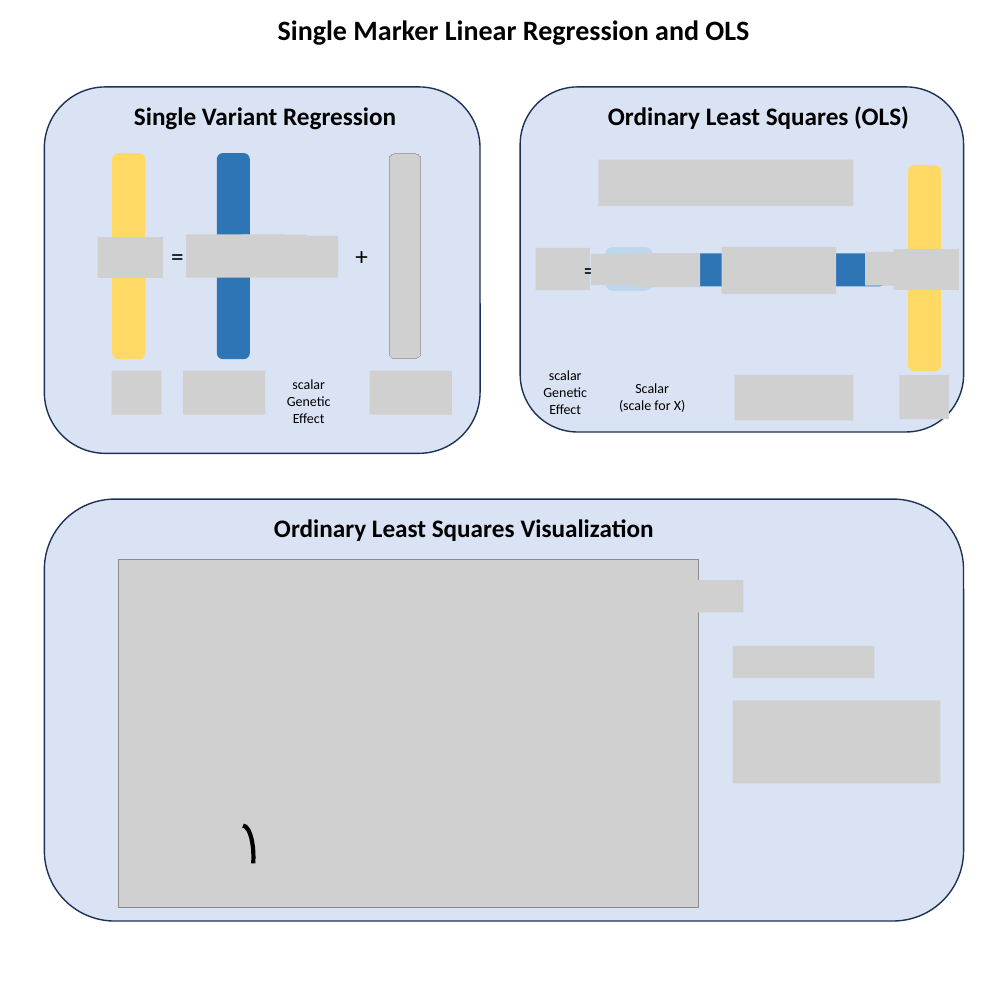
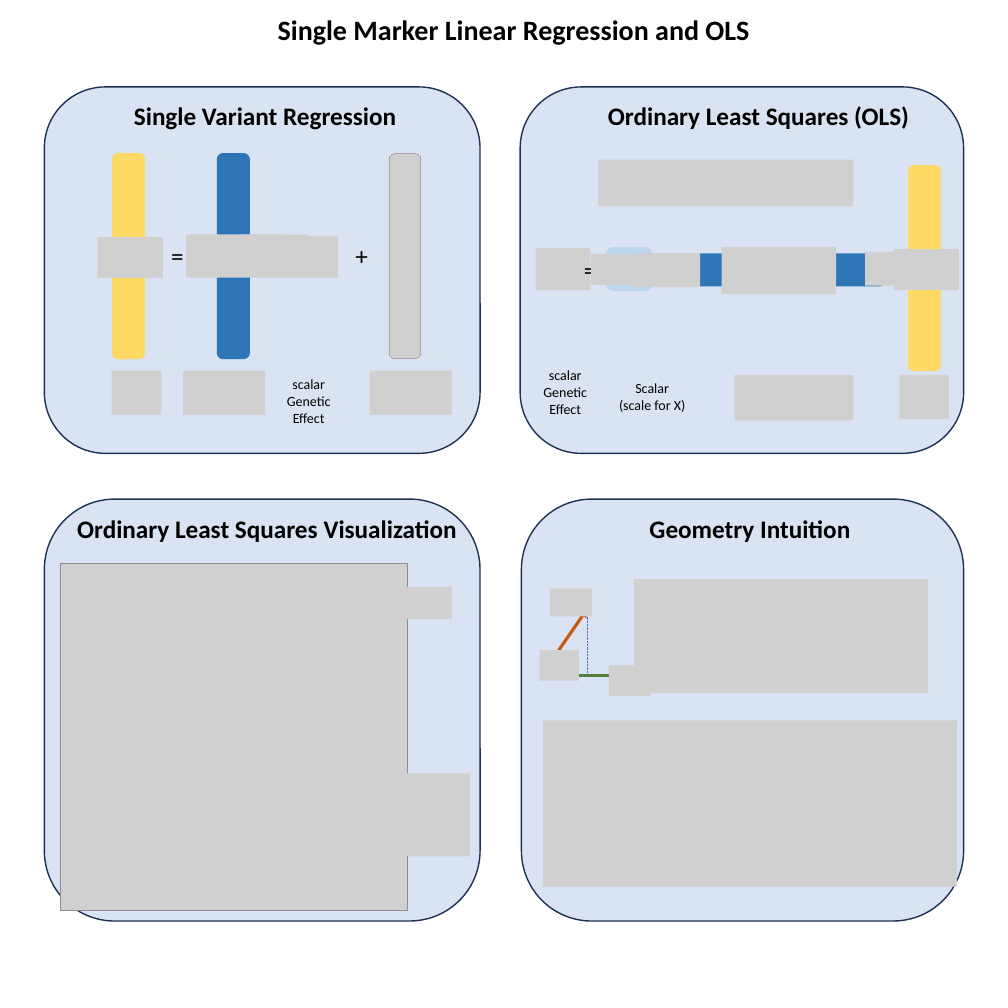
Before and after one commit to StatFunGen/statgen-prerequisites, a slide deck: slide 7 of graphical_summary/slides.pptx. Drawn at 1008x1008 pixels with LibreOffice and Linux fonts; fonts in the diff are those of the drawing; grey boxes stand for pictures. Boxes give left, top, right and bottom in pixels: in the first picture for what was removed or moved away, otherwise in the second. Text is boxed around its words. In the diff, an @@ line names an element or a change of style, - is before the commit and + after.

```diff
--- a/graphical_summary/slides.pptx
+++ b/graphical_summary/slides.pptx
@@ rounded rectangle: place and size @@
-rounded rectangle at bbox=[520, 87, 964, 431]
+rounded rectangle at bbox=[520, 87, 964, 454]
@@ text "Ordinary Least Squares Visualization": place and size @@
-text "Ordinary Least Squares Visualization" at bbox=[274, 519, 654, 541]
+text "Ordinary Least Squares Visualization" at bbox=[77, 520, 457, 542]
@@ rounded rectangle: place and size @@
-rounded rectangle at bbox=[44, 499, 964, 921]
+rounded rectangle at bbox=[44, 499, 480, 921]
@@ rounded rectangle added at bbox=[521, 499, 964, 921], fill #DAE3F3, outline #1E3256 1 pt @@
@@ text added at bbox=[649, 520, 850, 542], 18 pt, text #000000, bold @@
+Geometry Intuition
@@ picture: place and size @@
-picture at bbox=[119, 560, 699, 908]
+picture at bbox=[60, 563, 408, 911]
@@ picture added at bbox=[398, 587, 453, 619] @@
@@ picture added at bbox=[550, 589, 593, 617] @@
@@ picture added at bbox=[634, 580, 928, 694] @@
@@ picture removed at bbox=[689, 581, 744, 613] @@
@@ arrow added from (541, 675) to (588, 608), #C55A11 2.25 pt @@
@@ line added from (588, 608) to (588, 675), #4472C4 0.5 pt dashed @@
@@ picture added at bbox=[539, 650, 579, 680] @@
@@ picture removed at bbox=[733, 646, 875, 678] @@
@@ arrow added from (541, 675) to (620, 675), #548235 2.25 pt @@
@@ picture added at bbox=[609, 665, 651, 696] @@
@@ picture removed at bbox=[733, 701, 940, 783] @@
@@ picture added at bbox=[543, 721, 958, 887] @@
@@ picture added at bbox=[262, 773, 470, 856] @@
@@ arc (boxed as its full ellipse) removed at bbox=[233, 826, 254, 889] @@
```
Also in this commit, not shown: 2 other slides changed, 10 other files.
